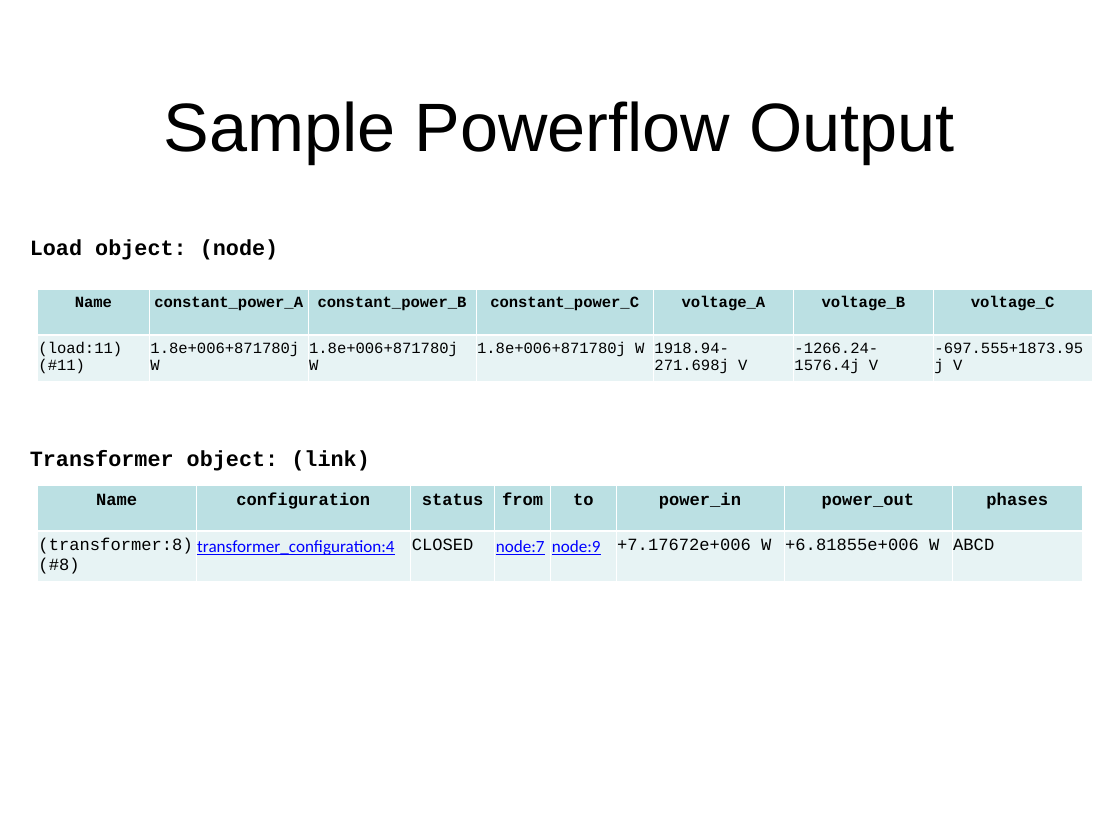
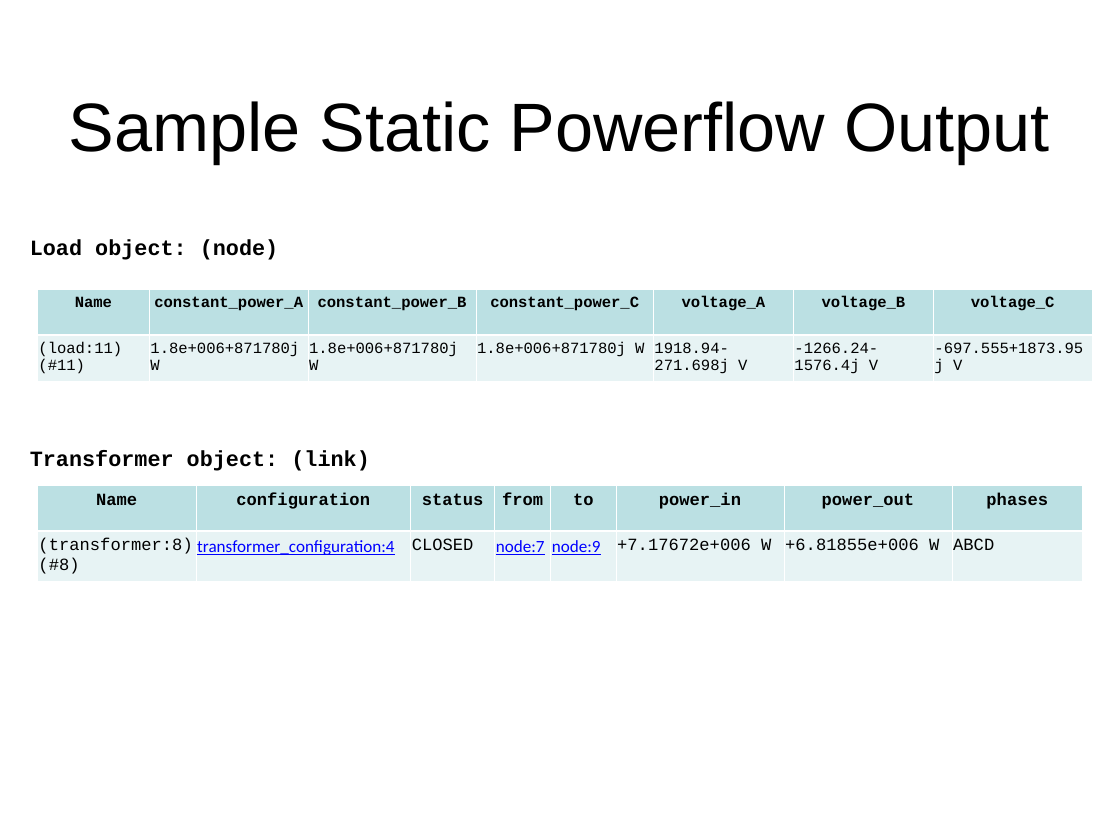
Before and after one commit to gridlab-d/course, a slide deck: slide 67 of FourDayCourse/4.1 - Powerflow Module.ppt (slide 42 before the commit). Drawn at 1120x840 pixels with LibreOffice and Linux fonts; fonts in the diff are those of the drawing; background and template pictures are left out. Boxes give left, top, right and bottom in pixels: in the first picture for what was removed or moved away, otherwise in the second. Text is boxed around its words. In the diff, an @@ line names an element or a change of style, - is before the commit and + after.

Commit message:
Update to powerflow.

```diff
--- a/FourDayCourse/4.1 - Powerflow Module.ppt
+++ b/FourDayCourse/4.1 - Powerflow Module.ppt
@@ title at (69, 101, 1049, 164): text changed @@
-Sample Powerflow Output
+Sample Static Powerflow Output
```
Also in this commit, not shown: 9 other slides changed, 29 slides added, 4 slides removed.
